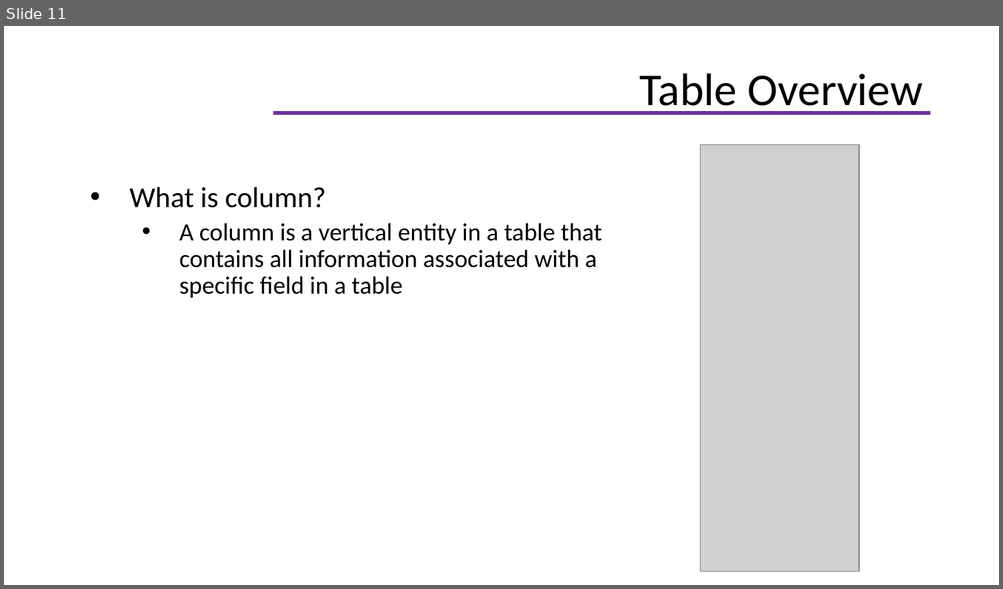
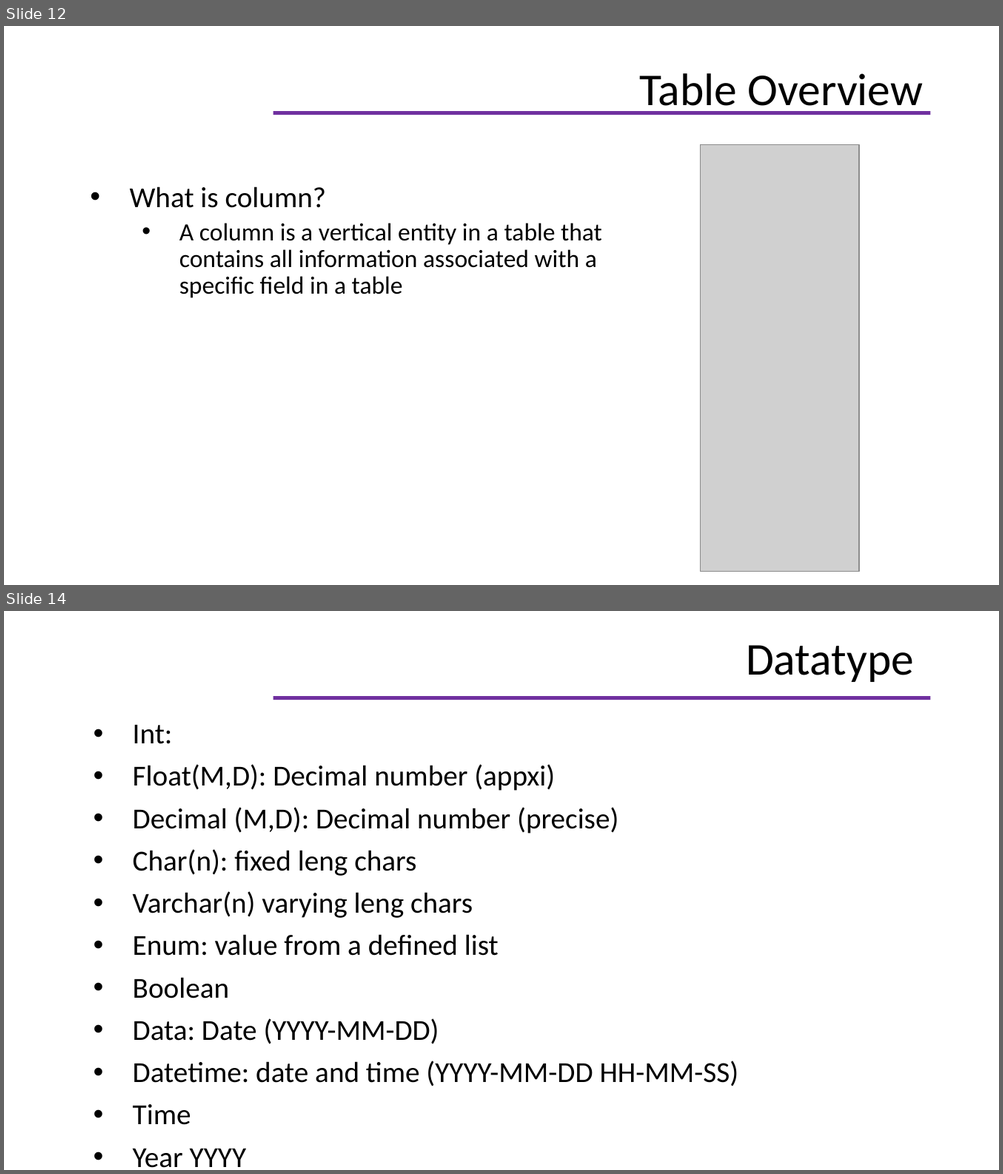
Before and after one commit to helenhash/database-training, a slide deck: database.pptx. Shown one above the other, each under a label of ours: slide 11 before the commit, slides 12 and 14 after it; the slides between them are not shown. The pictures are 1003x589 and 1003x1174 pixels, drawn with LibreOffice and Linux fonts; fonts in the diff are those of the drawing; grey boxes stand for pictures; background and template pictures are left out. Boxes give left, top, right and bottom in pixels: in the first picture for what was removed or moved away, otherwise in the second. Text is boxed around its words. In the diff, an @@ line names an element or a change of style, - is before the commit and + after.

```diff
--- a/database.pptx
+++ b/database.pptx
@@ slide 14 added at (x1=4, y1=611, x2=999, y2=1170), background #FFFFFF; not listed: 1 template element that a slide beside it also shows @@
@@ title added at (x1=745, y1=645, x2=913, y2=682), 33 pt, text #000000 @@
+Datatype
@@ text added at (x1=133, y1=725, x2=739, y2=1168), 21 pt, text #000000 @@
+• Int:
+• Float(M,D): Decimal number (appxi)
+• Decimal (M,D): Decimal number (precise)
+• Char(n): fixed leng chars
+• Varchar(n) varying leng chars
+• Enum: value from a defined list
+• Boolean
+• Data: Date (YYYY-MM-DD)
+• Datetime: date and time (YYYY-MM-DD HH-MM-SS)
+• Time
+• Year YYYY
@@ what was slide 11 is now slide 12 @@
```
Also in this commit, not shown: 7 slides changed, 11 other slides added, 9 other files.
